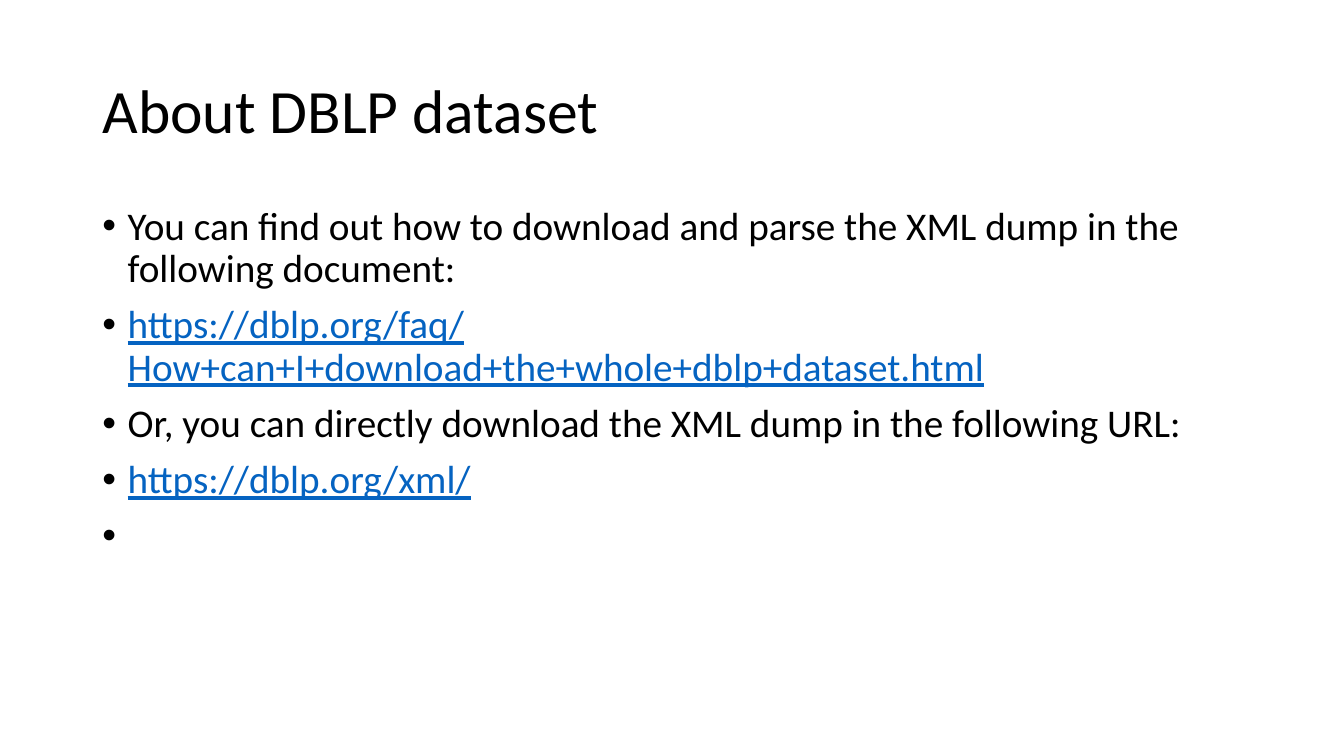
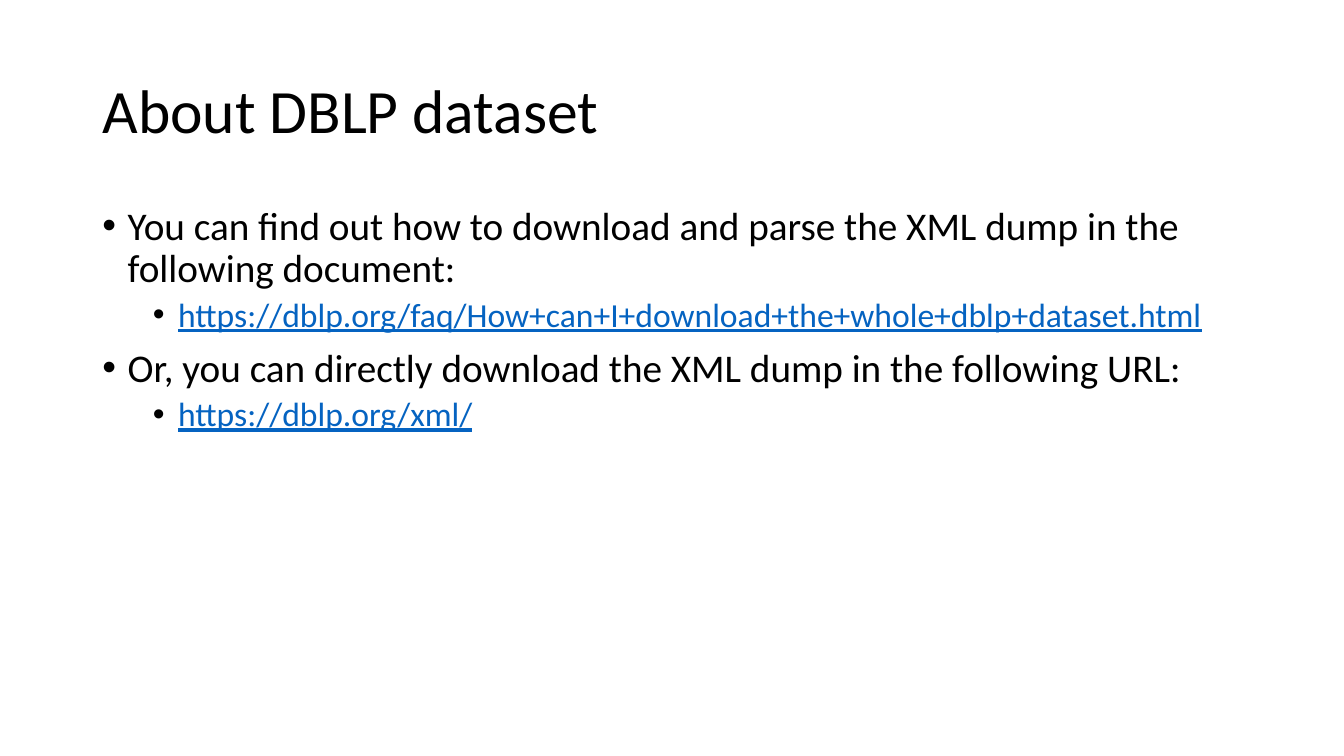
Before and after one commit to chriswjh/chriswjh.github.io, a slide deck: slide 10 of EDM/HW2.pptx. Drawn at 1344x756 pixels with LibreOffice and Linux fonts; fonts in the diff are those of the drawing. Boxes give left, top, right and bottom in pixels: in the first picture for what was removed or moved away, otherwise in the second. Text is boxed around its words. In the diff, an @@ line names an element or a change of style, - is before the commit and + after.

```diff
--- a/EDM/HW2.pptx
+++ b/EDM/HW2.pptx
@@ text at (x1=178, y1=303, x2=1201, y2=432): size 28 to 24 pt in "https://dblp.org/faq/How+can+I+download+the+whole+dblp+datas ...", "https://dblp.org/xml/"; list level 1 to 2 in "https://dblp.org/faq/How+can+I+download+the+whole+dblp+datas ..."; list level 1 to 2 in "https://dblp.org/xml/" @@
```
Also in this commit, not shown: 2 other slides changed, 1 other file.
